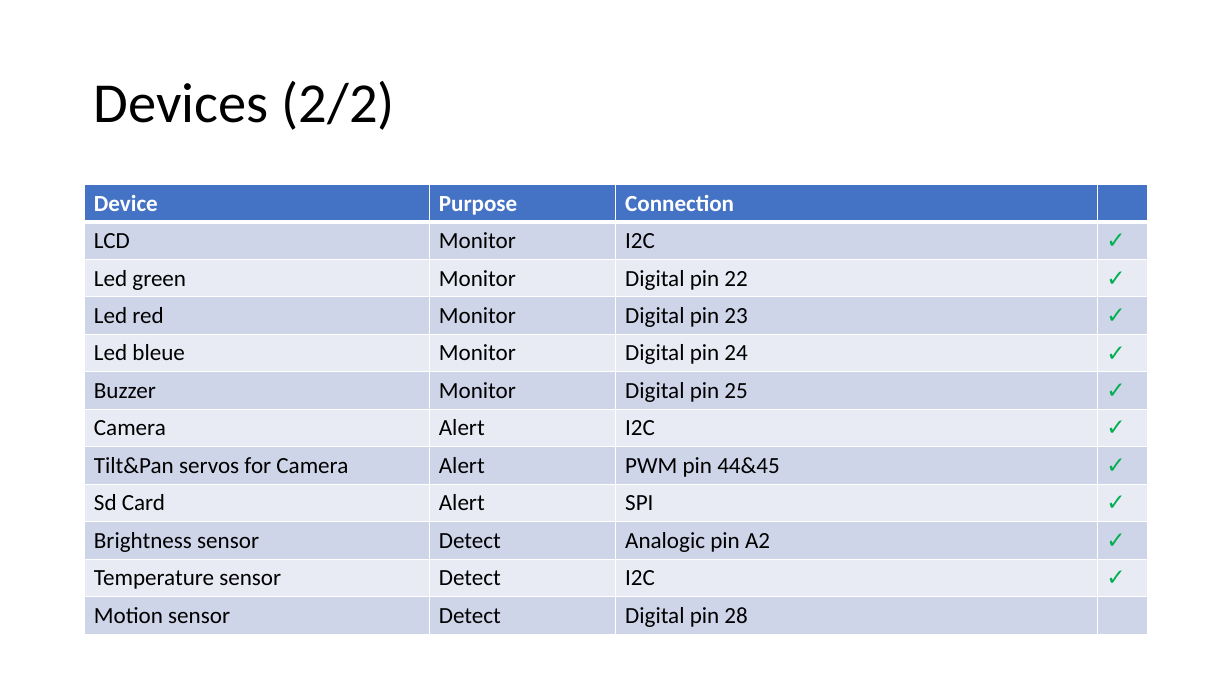
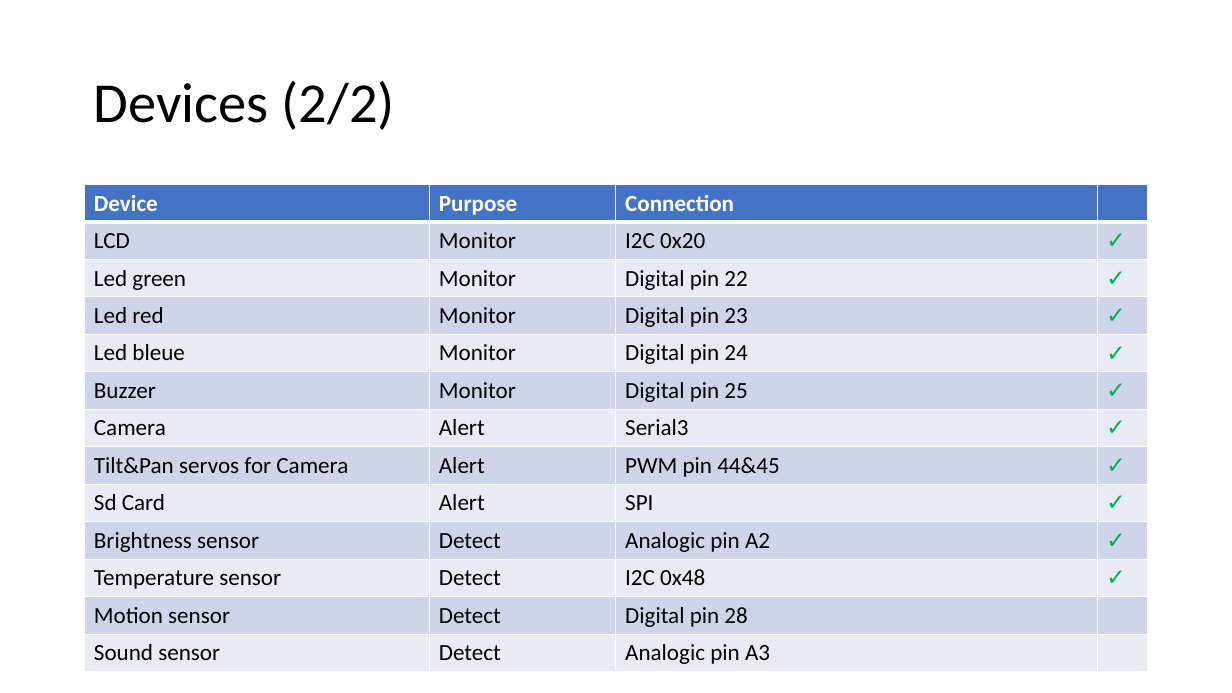
Before and after one commit to RobotEdh/RobotMicroControl, a slide deck: slide 5 of libraries/Diagramm Robot v2.pptx. Drawn at 1232x693 pixels with LibreOffice and Linux fonts; fonts in the diff are those of the drawing. Boxes give left, top, right and bottom in pixels: in the first picture for what was removed or moved away, otherwise in the second. Text is boxed around its words. In the diff, an @@ line names an element or a change of style, - is before the commit and + after.

```diff
--- a/libraries/Diagramm Robot v2.pptx
+++ b/libraries/Diagramm Robot v2.pptx
@@ table at [85, 185, 1149, 671] @@
-row 2, column 3: I2C
+row 2, column 3: I2C 0x20
-row 7, column 3: I2C
+row 7, column 3: Serial3
-row 11, column 3: I2C
+row 11, column 3: I2C 0x48
+row 13: Sound sensor | Detect | Analogic pin A3 | 
```
Also in this commit, not shown: 2 other slides changed, 11 other files.
